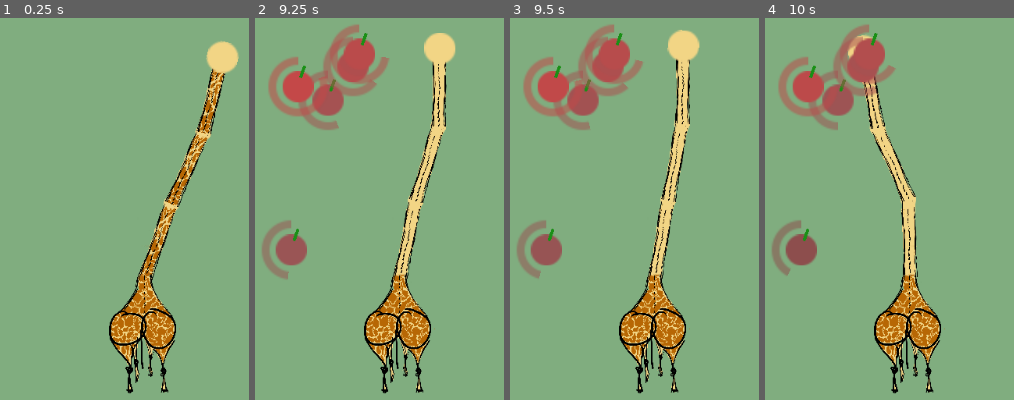
Above: before the commit, frames 1-4 (left to right).
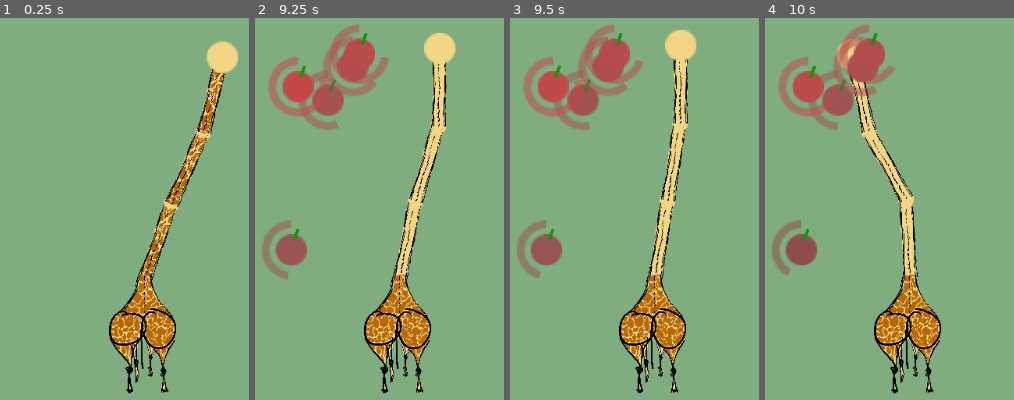
Above: after the commit, the same moments.

Repository: AnJ95/tectonicGiraffe
Game: Godot game, scene res://main/Main.tscn
Two runs of this game, one before a commit and one after it. Both use one fixed random seed, a clock stepped at 60 frames per second and the inputs below.
Inputs:
- Up to frame 1 (0.25 s): no input
- Up to frame 2 (9.25 s): tap one key every 0.75 s from 0.6 s: W (key_0) A (key_1) D (key_2) S (key_3) W (key_0) A (key_1) D (key_2) S (key_3) W (key_0) A (key_1) D (key_2) S (key_3)
- Up to frame 3 (9.5 s): no input
- Up to frame 4 (10 s): tap W (key_0) at 9.6 s

Frames 1-2 are identical in both runs. In frame 3, 2.2% of the frame differs, in the area x 55-77%, y 3-68%; in frame 4, 3.6%, in the area x 28-62%, y 4-68%.

Commit message:
Added soundeffects into game

Diff:
--- a/main/Main.gd
+++ b/main/Main.gd
@@ -7,6 +7,7 @@
 onready var giraffe = $Giraffe
 onready var camera = $Camera2D
 onready var tweenZoom = $TweenZoom
+onready var jingle = $Jingle
 onready var Fruit = preload("res://fruit/Fruit.tscn")
 
 func _ready():
@@ -18,6 +19,8 @@
         tweenZoom.interpolate_property(camera, "offset:y", camera.offset.y, camera.offset.y + CAM_OFFSET_PER_FRUIT, 0.6)
         tweenZoom.interpolate_property(camera, "zoom", camera.zoom, camera.zoom * ZOOM_PER_FRUIT, 0.6)
         tweenZoom.start()
+        jingle.play(0)
+
 
 var spawns_left = 5
 func _on_Timer_timeout():
--- a/main/Main.tscn
+++ b/main/Main.tscn
@@ -1,9 +1,10 @@
-[gd_scene load_steps=5 format=2]
+[gd_scene load_steps=6 format=2]
 
 [ext_resource path="res://main/Main.gd" type="Script" id=1]
 [ext_resource path="res://neck/Giraffe.tscn" type="PackedScene" id=2]
 [ext_resource path="res://loopsies/TTG LIGHT MIX trim.wav" type="AudioStream" id=3]
 [ext_resource path="res://main/TequeMix.gd" type="Script" id=4]
+[ext_resource path="res://loopsies/Jingle.wav" type="AudioStream" id=5]
 
 [node name="Main" type="Node2D"]
 script = ExtResource( 1 )
@@ -27,6 +28,10 @@
 [node name="Timer" type="Timer" parent="."]
 autostart = true
 
+[node name="Jingle" type="AudioStreamPlayer" parent="."]
+stream = ExtResource( 5 )
+volume_db = -21.922
+
 [node name="TequeMix" type="AudioStreamPlayer2D" parent="."]
 position = Vector2( 509.29, 332.997 )
 stream = ExtResource( 3 )
--- a/neck/Giraffe.gd
+++ b/neck/Giraffe.gd
@@ -6,11 +6,15 @@
 onready var SegClass = preload("res://neck/Seg.gd")
 
 onready var tweenHealth = $TweenHealth
+onready var head = $Neck/Head
+onready var criticalHealth = $CriticalHealth
 
 const HEALTH_PER_FRUIT = 2.0
 const HEALTH_PER_SECOND = -0.32
 
-onready var head = $Neck/Head
+const CRITICAL_START = 0.4
+const CRITICAL_MIN = -80
+const CRITICAL_MAX = -10
 
 var dead = false
 
@@ -35,6 +39,19 @@
     time += delta
 
     set_health(health + delta * HEALTH_PER_SECOND)
+
+
+    var db = (health / cur_max_health)
+    if db > CRITICAL_START:
+        db = CRITICAL_MIN
+    else: #[0, 0.2]
+        db = lerp(CRITICAL_MIN, CRITICAL_MAX, 1 - db / CRITICAL_START)
+    db = clamp(db, CRITICAL_MIN, CRITICAL_MAX)
+
+    criticalHealth.volume_db = db
+
+
+
 
 func _on_fruit_collected(fruit):
     if fruit == null:
@@ -68,6 +85,8 @@
     if !dead:
         emit_signal("dead")
         $DeathPlayer.play()
+        criticalHealth.stop()
+
     dead = true
 
 func set_health(new_health):
--- a/neck/Giraffe.tscn
+++ b/neck/Giraffe.tscn
@@ -1,9 +1,10 @@
-[gd_scene load_steps=5 format=2]
+[gd_scene load_steps=6 format=2]
 
 [ext_resource path="res://neck/Giraffe.gd" type="Script" id=1]
 [ext_resource path="res://neck/Head.tscn" type="PackedScene" id=2]
 [ext_resource path="res://assets/sprites/giraffe.png" type="Texture" id=3]
 [ext_resource path="res://loopsies/death.wav" type="AudioStream" id=4]
+[ext_resource path="res://loopsies/critical health.wav" type="AudioStream" id=5]
 
 [node name="Giraffe" type="Node2D"]
 script = ExtResource( 1 )
@@ -21,3 +22,9 @@
 
 [node name="DeathPlayer" type="AudioStreamPlayer" parent="."]
 stream = ExtResource( 4 )
+volume_db = -23.451
+
+[node name="CriticalHealth" type="AudioStreamPlayer" parent="."]
+stream = ExtResource( 5 )
+volume_db = -80.0
+autoplay = true
--- a/neck/Seg.gd
+++ b/neck/Seg.gd
@@ -159,7 +159,7 @@
 var death_angle_speed
 func dead():
     is_dead = true
-    death_angle_speed = rand_range(-0.8, 0.8)
+    death_angle_speed = rand_range(-0.9, 0.9)
 
 func _process(delta):
     if is_dead:
Not shown, added: loopsies/Jingle.wav.import
Not shown, added: loopsies/critical health.wav.import
